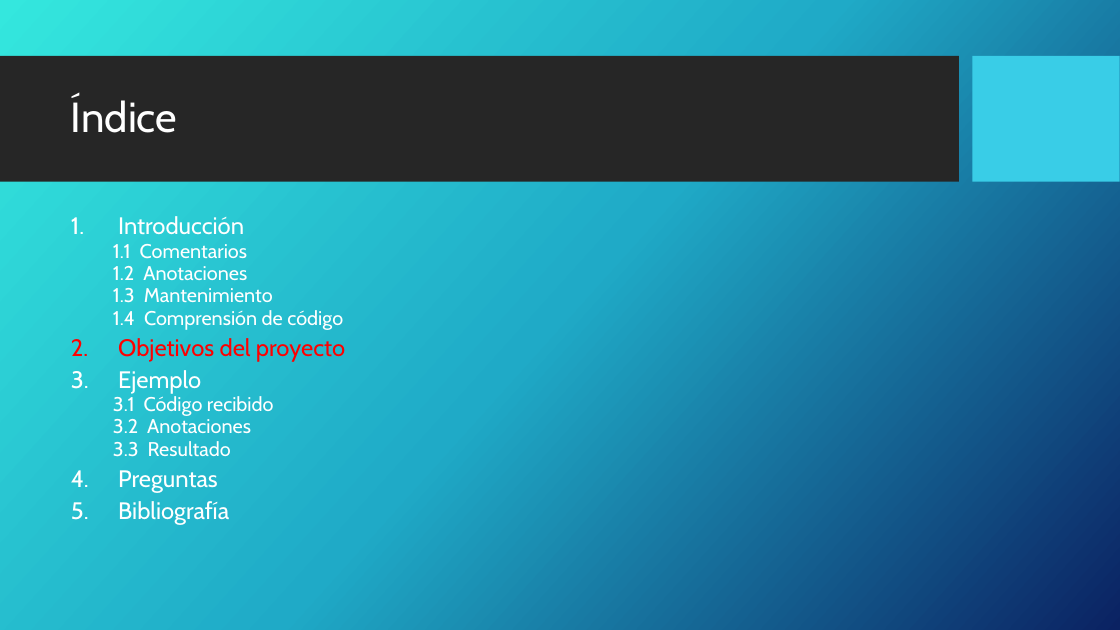
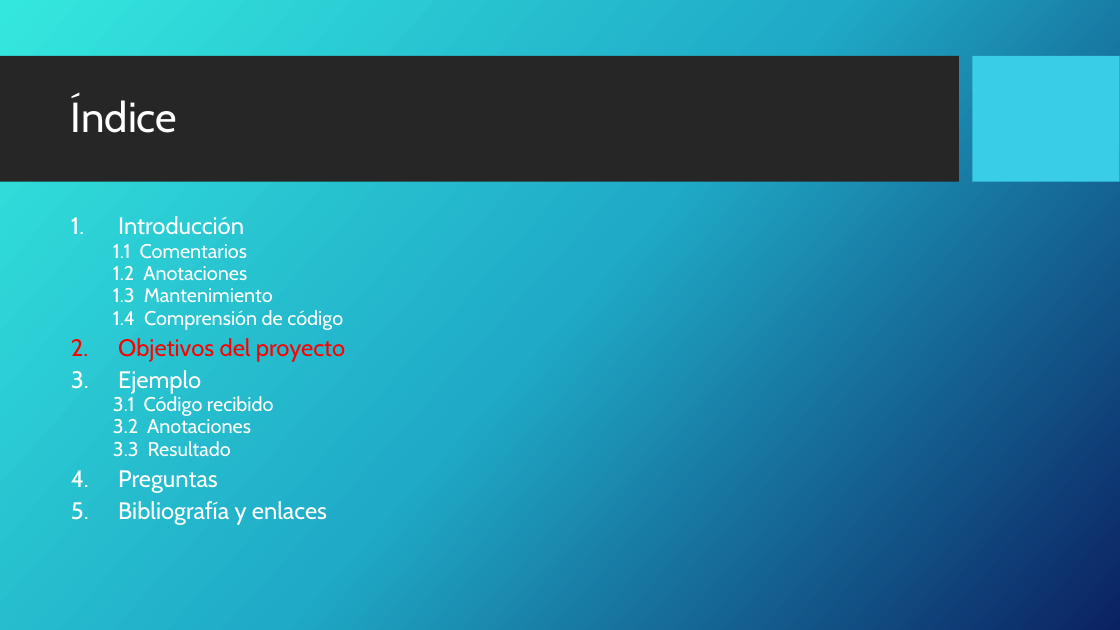
Before and after one commit to marcos14cody/TFG, a slide deck: slide 4 of Presentacion.pptx. Drawn at 1120x630 pixels with LibreOffice and Linux fonts; fonts in the diff are those of the drawing; background and template pictures are left out. Boxes give left, top, right and bottom in pixels: in the first picture for what was removed or moved away, otherwise in the second. Text is boxed around its words. In the diff, an @@ line names an element or a change of style, - is before the commit and + after.

```diff
--- a/Presentacion.pptx
+++ b/Presentacion.pptx
@@ text at [118,501,327,525]: text changed @@
-5. Bibliografía
+5. Bibliografía y enlaces
```
Also in this commit, not shown: 10 other slides changed, 3 slides added.
